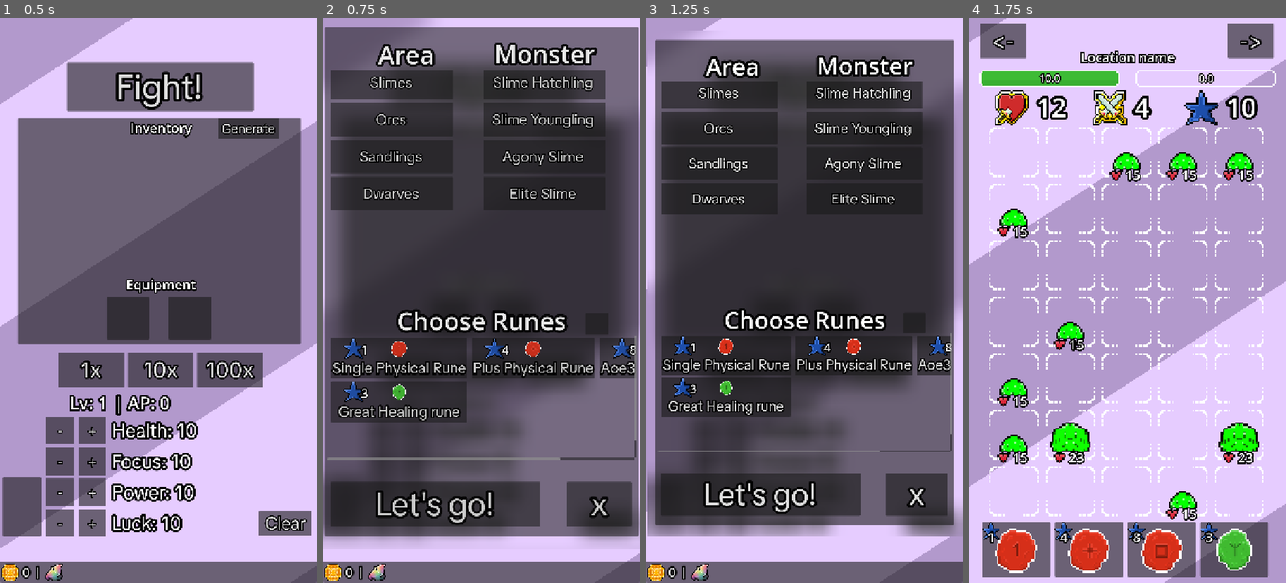
Above: before the commit, frames 1-4 (left to right).
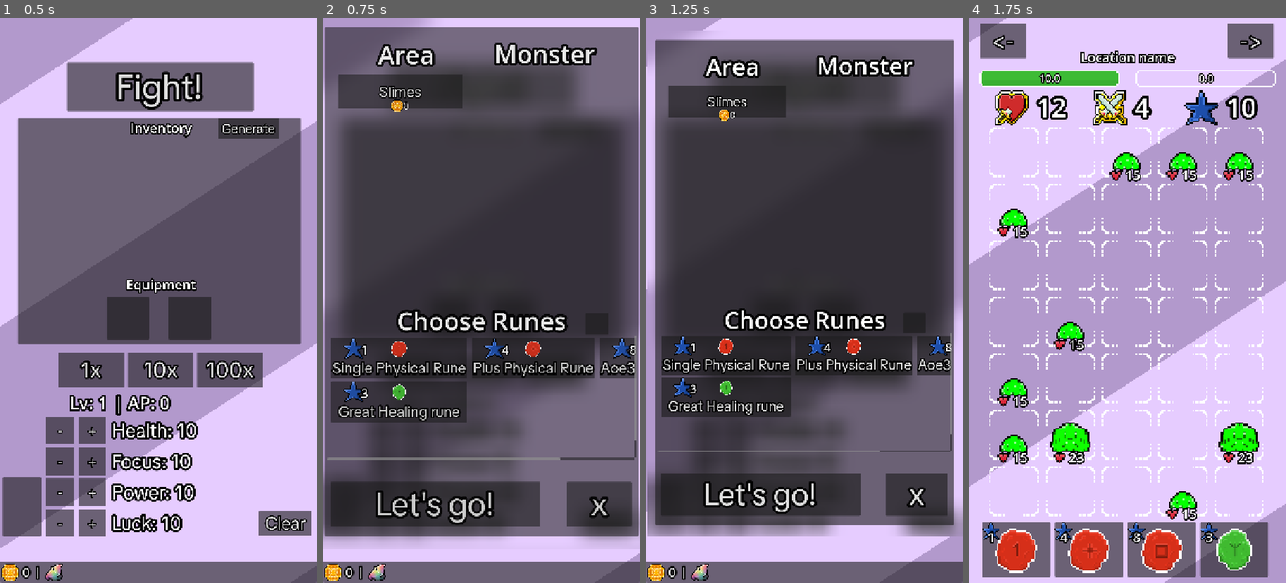
Above: after the commit, the same moments.

Repository: Nano95/project_RUNES
Game: Godot game, scene res://Scenes/Main.tscn
Two runs of this game, one before a commit and one after it. Both use one fixed random seed, a clock stepped at 60 frames per second and the inputs below.
Inputs (mouse positions are in pixels of both pictures, inside the frame that each line leads up to):
- Up to frame 1 (0.5 s): no input
- Up to frame 2 (0.75 s): click "Fight!" at 0.5 s
- Up to frame 3 (1.25 s): no input
- Up to frame 4 (1.75 s): click (991, 509) at 1.25 s

Frame 1 is identical in both runs. In frame 2, 8.1% of the frame differs, in the area x 2-90%, y 9-34%; in frame 3, 6.2%; in frame 4, nothing differs.

Commit message:
Family buttons now must be unlocked

Diff:
--- a/Scenes/FightMenu.tscn
+++ b/Scenes/FightMenu.tscn
@@ -1,6 +1,7 @@
-[gd_scene load_steps=16 format=3 uid="uid://2dvdykbjounr"]
+[gd_scene load_steps=25 format=3 uid="uid://2dvdykbjounr"]
 
 [ext_resource type="Script" uid="uid://crgoc5n1t752c" path="res://Scripts/FightMenu.gd" id="1_ipivn"]
+[ext_resource type="PackedScene" uid="uid://b37x20v0etu6t" path="res://Scenes/MyButton.tscn" id="2_0c1bx"]
 [ext_resource type="Shader" uid="uid://bd2x5ino2w7yq" path="res://Shaders/Blur.gdshader" id="2_p854w"]
 [ext_resource type="PackedScene" path="res://Scenes/MyLabel.tscn" id="3_x5u2f"]
 [ext_resource type="Shader" path="res://Shaders/ArcadeFlash.gdshader" id="4_ov7x6"]
@@ -29,6 +30,54 @@
 shader_parameter/activate = false
 
 [sub_resource type="ShaderMaterial" id="ShaderMaterial_p854w"]
+resource_local_to_scene = true
+shader = ExtResource("4_ov7x6")
+shader_parameter/time = 4.750000002218258e-07
+shader_parameter/activate = false
+
+[sub_resource type="ShaderMaterial" id="ShaderMaterial_f0u7t"]
+resource_local_to_scene = true
+shader = ExtResource("4_ov7x6")
+shader_parameter/time = 4.750000002218258e-07
+shader_parameter/activate = false
+
+[sub_resource type="ShaderMaterial" id="ShaderMaterial_v0ir0"]
+resource_local_to_scene = true
+shader = ExtResource("4_ov7x6")
+shader_parameter/time = 4.750000002218258e-07
+shader_parameter/activate = false
+
+[sub_resource type="ShaderMaterial" id="ShaderMaterial_6sloi"]
+resource_local_to_scene = true
+shader = ExtResource("4_ov7x6")
+shader_parameter/time = 4.750000002218258e-07
+shader_parameter/activate = false
+
+[sub_resource type="ShaderMaterial" id="ShaderMaterial_ke3j0"]
+resource_local_to_scene = true
+shader = ExtResource("4_ov7x6")
+shader_parameter/time = 4.750000002218258e-07
+shader_parameter/activate = false
+
+[sub_resource type="ShaderMaterial" id="ShaderMaterial_n6iuk"]
+resource_local_to_scene = true
+shader = ExtResource("4_ov7x6")
+shader_parameter/time = 4.750000002218258e-07
+shader_parameter/activate = false
+
+[sub_resource type="ShaderMaterial" id="ShaderMaterial_k44dd"]
+resource_local_to_scene = true
+shader = ExtResource("4_ov7x6")
+shader_parameter/time = 4.750000002218258e-07
+shader_parameter/activate = false
+
+[sub_resource type="ShaderMaterial" id="ShaderMaterial_c37k1"]
+resource_local_to_scene = true
+shader = ExtResource("4_ov7x6")
+shader_parameter/time = 4.750000002218258e-07
+shader_parameter/activate = false
+
+[sub_resource type="ShaderMaterial" id="ShaderMaterial_bfk1v"]
 resource_local_to_scene = true
 shader = ExtResource("4_ov7x6")
 shader_parameter/time = 4.750000002218258e-07
@@ -48,6 +97,7 @@
 rune_grid_container = NodePath("ColorRect/Panel/ChooseRunes/ScrollContainer2/MarginContainer/GridContainer")
 start_button = NodePath("ColorRect/Panel/Fight")
 exit_button = NodePath("ColorRect/Panel/Close")
+my_button = ExtResource("2_0c1bx")
 
 [node name="ColorRect" type="ColorRect" parent="."]
 material = SubResource("ShaderMaterial_55pba")
@@ -227,7 +277,7 @@
 texture = ExtResource("6_utror")
 
 [node name="lbl" parent="ColorRect/Panel/MonsterInfo/Panel/HP" instance=ExtResource("3_x5u2f")]
-material = SubResource("ShaderMaterial_8k8yn")
+material = SubResource("ShaderMaterial_f0u7t")
 layout_mode = 0
 offset_left = 52.0
 offset_top = 2.999999
@@ -246,7 +296,7 @@
 texture = ExtResource("8_0c1bx")
 
 [node name="lbl" parent="ColorRect/Panel/MonsterInfo/Panel/XP" instance=ExtResource("3_x5u2f")]
-material = SubResource("ShaderMaterial_8k8yn")
+material = SubResource("ShaderMaterial_v0ir0")
 layout_mode = 0
 offset_left = 52.0
 offset_top = 2.999999
@@ -265,7 +315,7 @@
 texture = ExtResource("7_ou8aj")
 
 [node name="lbl" parent="ColorRect/Panel/MonsterInfo/Panel/ATK" instance=ExtResource("3_x5u2f")]
-material = SubResource("ShaderMaterial_8k8yn")
+material = SubResource("ShaderMaterial_6sloi")
 layout_mode = 0
 offset_left = 52.0
 offset_top = 2.999999
@@ -284,7 +334,7 @@
 texture = ExtResource("8_ryii3")
 
 [node name="lbl" parent="ColorRect/Panel/MonsterInfo/Panel/GOLD" instance=ExtResource("3_x5u2f")]
-material = SubResource("ShaderMaterial_8k8yn")
+material = SubResource("ShaderMaterial_ke3j0")
 layout_mode = 0
 offset_left = 52.0
 offset_top = 2.999999
@@ -303,7 +353,7 @@
 texture = ExtResource("9_0c1bx")
 
 [node name="lbl" parent="ColorRect/Panel/MonsterInfo/Panel/ESSENCE" instance=ExtResource("3_x5u2f")]
-material = SubResource("ShaderMaterial_8k8yn")
+material = SubResource("ShaderMaterial_n6iuk")
 layout_mode = 0
 offset_left = 52.0
 offset_top = 2.999999
@@ -314,7 +364,7 @@
 vertical_alignment = 1
 
 [node name="Name" parent="ColorRect/Panel/MonsterInfo" instance=ExtResource("3_x5u2f")]
-material = SubResource("ShaderMaterial_8k8yn")
+material = SubResource("ShaderMaterial_k44dd")
 layout_mode = 0
 offset_left = 197.00002
 offset_top = 3.0
@@ -324,7 +374,7 @@
 text = "Orc Warrior"
 
 [node name="Lore" parent="ColorRect/Panel/MonsterInfo" instance=ExtResource("3_x5u2f")]
-material = SubResource("ShaderMaterial_8k8yn")
+material = SubResource("ShaderMaterial_c37k1")
 layout_mode = 0
 offset_left = 196.0
 offset_top = 41.0
@@ -336,7 +386,7 @@
 text = "This is a lore description of the monster, there will be some details but maybe not too many. Enough to provoke feelings of some sort if anything dramatic pops up."
 
 [node name="Loot" parent="ColorRect/Panel/MonsterInfo" instance=ExtResource("3_x5u2f")]
-material = SubResource("ShaderMaterial_8k8yn")
+material = SubResource("ShaderMaterial_bfk1v")
 layout_mode = 0
 offset_left = 196.0
 offset_top = 197.0
--- a/Scenes/MyButton.tscn
+++ b/Scenes/MyButton.tscn
@@ -6,8 +6,6 @@
 [node name="Control" type="Control"]
 layout_mode = 3
 anchors_preset = 0
-offset_right = 40.0
-offset_bottom = 40.0
 script = ExtResource("1_xd1w4")
 
 [node name="Button" type="Button" parent="."]
@@ -16,8 +14,8 @@
 anchors_preset = 15
 anchor_right = 1.0
 anchor_bottom = 1.0
-offset_right = 630.0
-offset_bottom = 142.0
+offset_right = 670.0
+offset_bottom = 182.0
 grow_horizontal = 2
 grow_vertical = 2
 scale = Vector2(0.4, 0.4)
@@ -25,3 +23,16 @@
 theme_override_fonts/font = ExtResource("1_a8uc2")
 theme_override_font_sizes/font_size = 80
 text = "Slime Youngling"
+
+[node name="RichTextLabel" type="RichTextLabel" parent="."]
+visible = false
+layout_mode = 0
+offset_top = 53.999996
+offset_right = 669.99994
+offset_bottom = 133.99998
+scale = Vector2(0.4, 0.4)
+theme_override_constants/outline_size = 10
+theme_override_fonts/normal_font = ExtResource("1_a8uc2")
+theme_override_font_sizes/normal_font_size = 50
+bbcode_enabled = true
+text = "[center][img=65]res://Sprites/GOLD_ICON.png[/img]100[/center]"
--- a/Scripts/FightMenu.gd
+++ b/Scripts/FightMenu.gd
@@ -6,8 +6,8 @@
 @export var rune_grid_container:GridContainer
 @export var start_button:Button
 @export var exit_button:Button
+@export var my_button:PackedScene
 @onready var rune_button:PackedScene = preload("res://Scenes/FightMenuRuneButton.tscn")
-@onready var my_button:PackedScene = preload("res://Scenes/MyButton.tscn")
 @onready var monster_info:Control = $ColorRect/Panel/MonsterInfo
 var areas:Array = ["slimes", "orcs", "sandlings", "dwarves"]
 
@@ -30,14 +30,6 @@
 func setup(main_node:MainNode) -> void:
 	main = main_node
 
-func setup_monster_grid() -> void:
-	for family in areas:
-		var btn := my_button.instantiate()
-		btn.setup(family.capitalize(), _on_family_selected.bind(family), Vector2(.4, .4))
-		monster_grid_container.add_child(btn)
-
-	_on_family_selected(areas[0])
-
 func setup_rune_grid() -> void:
 	for btn in rune_grid_container.get_children():
 		btn.queue_free()
@@ -49,6 +41,49 @@
 		btn.pressed.connect(_on_rune_pressed.bind(rune))
 		rune_grid_container.add_child(btn)
 		main.battle_data["selected_runes"].append(runes[rune])
+
+func setup_monster_grid() -> void:
+	for btn in monster_grid_container.get_children():
+		btn.queue_free()
+	var next_family := get_next_unlockable_family()
+	for family in areas:
+		# Only show unlocked families OR the next unlockable one
+		if main.game_data.unlocked_monster_families[family] or family == next_family:
+			var btn := my_button.instantiate()
+			var callable:Callable = try_unlock_family.bind(family) if (family == next_family) else _on_family_selected.bind(family)
+			btn.setup(
+				family,
+				callable,
+				Vector2(.4, .4),
+				!main.game_data.unlocked_monster_families[family]
+			)
+
+			monster_grid_container.add_child(btn)
+
+	# Auto-select the first unlocked family
+	if (main.game_data.unlocked_monster_families[main.battle_data["family"]]):
+		_on_family_selected(main.battle_data["family"])
+
+func try_unlock_family(family: String):
+	var cost = MonsterDatabase.monster_stage_cost[family]
+
+	if main.game_data.current_gold < cost:
+		print(" NOT ENOUGH MONEY! ")
+		#show_not_enough_gold_popup()
+		return
+
+	main.game_data.current_gold -= cost
+	main.game_data.unlocked_monster_families[family] = true
+	main.save_game()
+	main.purchase_successful_update_ui()
+
+	setup_monster_grid() # rebuild UI
+
+func get_next_unlockable_family() -> String:
+	for family in areas:
+		if not main.game_data.unlocked_monster_families[family]:
+			return family
+	return ""  # all unlocked
 
 func _on_rune_pressed(rune):
 	if main.battle_data["selected_runes"].has(rune):
--- a/Scripts/GameController.gd
+++ b/Scripts/GameController.gd
@@ -59,6 +59,8 @@
 		group_turns_left = max(2, GENERAL_STARTING_TURNS_LEFT) # it will be base - some ascension number
 		current_hp = max_hp
 		current_focus = max_focus
+		heal(1000)
+
 	spawn_stage(main.battle_data["index"], 10)
 	var next_attack = calculate_next_incoming_attack()
 	game_ui.update_monster_data(next_attack.turns, next_attack.damage)
--- a/Scripts/GameUI.gd
+++ b/Scripts/GameUI.gd
@@ -59,21 +59,6 @@
 	hp_bar.value = (player_hp / player_max_hp) * BAR_CONST
 	hp_bar.tint_progress = get_health_color(player_hp / player_max_hp)
 	update_hp_bar(player_hp, player_max_hp, 0)
-
-#func update_hp_bar(hp:float, max_hp:float, amt:int=0) -> void:
-	#@warning_ignore("integer_division")
-	#var ratio = float(hp) / float(max_hp)
-	#var from_percent: float = ratio * BAR_CONST
-	#@warning_ignore("integer_division")
-	#var to_percent: float = ((float(hp) + float(amt)) / float(max_hp)) * BAR_CONST
-	#
-	#var color: Color = get_health_color(ratio)
-	#if (amt > 0):
-		#hp_bar.tint_progress = Color.WHITE
-		#tween_hp_bar(from_percent, to_percent, color)
-	#
-	#hp = clamp(hp + amt, 0, max_hp)
-	#hp_label.text = str(hp)
 
 func update_hp_bar(current_hp: float, max_hp: float, delta: float) -> void:
 	# delta > 0 = heal, delta < 0 = damage
--- a/Scripts/ItemsDatabase.gd
+++ b/Scripts/ItemsDatabase.gd
@@ -11,9 +11,24 @@
 		"short_name": "phys ess",
 		"icon": preload("res://Sprites/ESSENCE_ICON.png")
 	},
-	"fire essence": {
-		"name": "Fire Essence",
-		"short_name": "fire ess",
+	"scorching essence": {
+		"name": "Scorching Essence",
+		"short_name": "Scorching ess",
+		"icon": preload("res://Sprites/ESSENCE_ICON.png")
+	},
+	"earth essence": {
+		"name": "Earth Essence",
+		"short_name": "Earth ess",
+		"icon": preload("res://Sprites/ESSENCE_ICON.png")
+	},
+	"electric essence": {
+		"name": "Electric Essence",
+		"short_name": "Electric ess",
+		"icon": preload("res://Sprites/ESSENCE_ICON.png")
+	},
+	"frozen essence": {
+		"name": "Frozen Essence",
+		"short_name": "Frozen ess",
 		"icon": preload("res://Sprites/ESSENCE_ICON.png")
 	}
 }
--- a/Scripts/LootManager.gd
+++ b/Scripts/LootManager.gd
@@ -22,12 +22,15 @@
 			active_entries.erase(loot_name))
 
 func get_loot_info(key: String) -> Dictionary:
-	if loot_data.has(key):
-		return loot_data[key]
+	if ItemsDatabase.loot_data.has(key):
+		return ItemsDatabase.loot_data[key]
 	else:
 		push_warning("Loot key not found: %s" % key)
-		return {}
-
+		return {
+			"name": "ERR",
+			"short_name": "err",
+			"icon": load("res://Sprites/tiny_heart.png")
+		}
 
 func add_loot_from_key(key: String, quantity: int) -> void:
 	var info := get_loot_info(key)
@@ -38,22 +41,3 @@
 	var icon:Texture = info["icon"]
 
 	add_loot(loot_name, icon, quantity)
-
-
-var loot_data = {
-	"gold": {
-		"name": "Gold",
-		"short_name": "gold",
-		"icon": load("res://Sprites/GOLD_ICON.png")
-	},
-	"physical essence": {
-		"name": "Physical Essence",
-		"short_name": "phys ess",
-		"icon": load("res://Sprites/ESSENCE_ICON.png")
-	},
-	"fire essence": {
-		"name": "Fire Essence",
-		"short_name": "fire ess",
-		"icon": load("res://Sprites/ESSENCE_ICON.png")
-	}
-}
--- a/Scripts/Main.gd
+++ b/Scripts/Main.gd
@@ -24,7 +24,7 @@
 var bonus_stats:Dictionary
 
 var battle_data:Dictionary = {
-	"family": "",
+	"family": "slimes",
 	"index": 1,
 	"selected_runes": [] # Eventually be coming from save file.
 }
@@ -77,6 +77,10 @@
 func delete_all_top_ui_children() -> void:
 	for child in $FRONT.get_children():
 		child.queue_free()
+
+func purchase_successful_update_ui() -> void:
+	if !(active_menu_ref is MainMenu): return
+	active_menu_ref.update_info_panel()
 
 func set_background_colors(col1:Vector3, col2:Vector3) -> void:
 	shader_bg.material.set("shader_parameter/color_one", col1)
--- a/Scripts/MainMenu.gd
+++ b/Scripts/MainMenu.gd
@@ -50,7 +50,7 @@
 	connect_buttons()
 	populate_inventory()
 	recalc_player_stats()
-	update_gold_info_panel()
+	update_info_panel()
 
 func setup(main_ref:MainNode) -> void:
 	main = main_ref
@@ -292,7 +292,7 @@
 func xp_required_for_level(level: int) -> float:
 	return xp_curve.sample(level)
 
-func update_gold_info_panel() -> void:
+func update_info_panel() -> void:
 	var total_gold = main.game_data.current_gold
 	var total_essence = main.game_data.current_essences
 	$BottomInfoPanel/Panel/RichTextLabel.text = build_loot_summary_bbcode(total_gold, total_essence)
@@ -320,6 +320,5 @@
 			essence_parts.append(essence_type.capitalize() + ": " + str(Utils.numberize(amount)))
 
 	bb += "  ".join(essence_parts)
-	print("bb: ", bb)
 
 	return bb
--- a/Scripts/MonsterDatabase.gd
+++ b/Scripts/MonsterDatabase.gd
@@ -36,3 +36,10 @@
 
 func get_monsters_for_family(family:String) -> Array:
 	return monsters[family]
+
+var monster_stage_cost = {
+	"slimes": 0,
+	"orcs": 300,
+	"sandlings": 1800,
+	"dwarves": 10000
+}
--- a/Scripts/MyButton.gd
+++ b/Scripts/MyButton.gd
@@ -1,7 +1,14 @@
 extends Control
 class_name MyButton
 
-func setup(txt:String, callable:Callable, new_scale:Vector2=Vector2(1.0, 1.0)) -> void:
-	$Button.text = str(txt)
+
+
+func setup(fam:String, callable:Callable, new_scale:Vector2=Vector2(1.0, 1.0), show_cost:bool=false) -> void:
+	$Button.text = str(fam.capitalize())
 	$Button.pressed.connect(callable)
 	scale = new_scale
+
+	$RichTextLabel.visible = show_cost
+	if (!show_cost): return
+	var cost:String = str(MonsterDatabase.monster_stage_cost[fam])
+	$RichTextLabel.text = "[center][img=65]res://Sprites/GOLD_ICON.png[/img]"+cost+"[/center]"
--- a/Scripts/Resources/MonsterBase.gd
+++ b/Scripts/Resources/MonsterBase.gd
@@ -10,7 +10,7 @@
 @export var min_gold_reward: int
 @export var max_gold_reward: int
 
-'''physical > lightning > fire > ice > poison > physical'''
+'''physical > electric > fire > ice > poison > physical'''
 @export var essence_type: String  # "fire", "earth", etc.
 @export var min_essence_amount: int
 @export var max_essence_amount: int
--- a/Scripts/Resources/Monsters/Sandling4.tres
+++ b/Scripts/Resources/Monsters/Sandling4.tres
@@ -10,7 +10,7 @@
 exp_reward = 35
 min_gold_reward = 10
 max_gold_reward = 20
-essence_type = "Lightning"
+essence_type = "electric"
 min_essence_amount = 7
 max_essence_amount = 9
 attack_speed = 4
--- a/Scripts/Resources/SaveData.gd
+++ b/Scripts/Resources/SaveData.gd
@@ -13,22 +13,22 @@
 @export var total_essences:Dictionary = {
 	"physical": 0,
 	"fire": 0,
-	"ice": 0,
+	"frozen": 0,
 	"earth": 0,
-	"lightning": 0
+	"electric": 0
 }
 @export var current_essences:Dictionary = {
 	"physical": 0,
 	"fire": 0,
-	"ice": 0,
+	"frozen": 0,
 	"earth": 0,
-	"lightning": 0
+	"electric": 0
 }
 @export var equipped = {
 	"slot1": null,
 	"slot2": null
 }
-@export var monsters_unlocked = {
+@export var unlocked_monster_families = {
 	"slimes": false,
 	"orcs": false,
 	"sandlings": false,
--- a/Scripts/SummaryPanel.gd
+++ b/Scripts/SummaryPanel.gd
@@ -30,9 +30,7 @@
 
 func setup_loot() -> void:
 	var all_loot = game_controller.loot_summary
-	print("all LOot: ", all_loot)
 	for loot in all_loot.keys():
-		print("printing loot: ", loot)
 		var data = ItemsDatabase.loot_data[loot]
 		var lbl = loot_labels.instantiate()
 		lbl.scale *= 2
